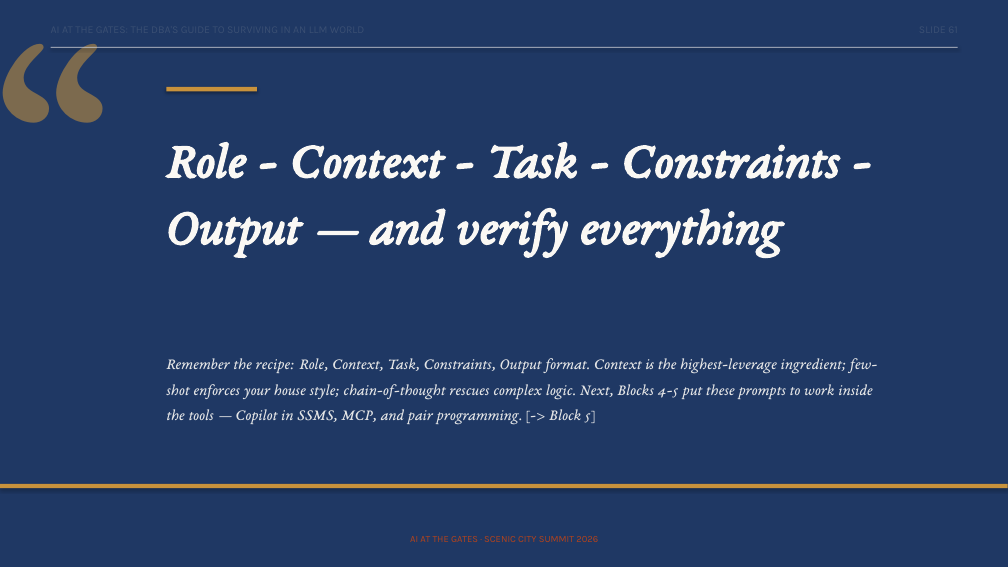
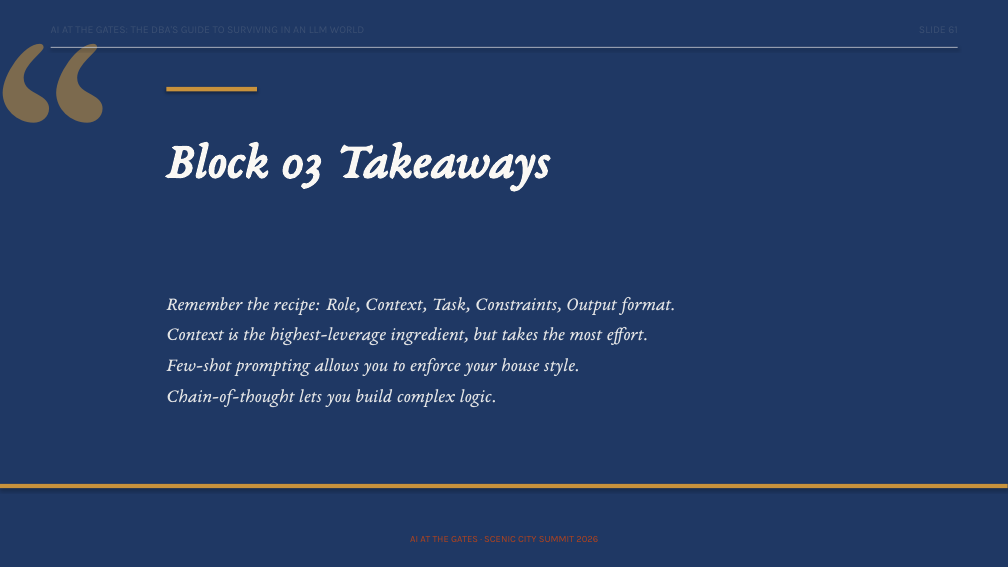
Before and after one commit to feaselkl/AI-at-the-Gates, a slide deck: slide 61 of slides/scenic-city-aigates-precon.pptx. Drawn at 1008x567 pixels with LibreOffice and Linux fonts; fonts in the diff are those of the drawing. Boxes give left, top, right and bottom in pixels: in the first picture for what was removed or moved away, otherwise in the second. Text is boxed around its words. In the diff, an @@ line names an element or a change of style, - is before the commit and + after.

```diff
--- a/slides/scenic-city-aigates-precon.pptx
+++ b/slides/scenic-city-aigates-precon.pptx
@@ text removed at [166, 142, 839, 257] @@
-Role - Context - Task - Constraints - Output — and verify everything
@@ text added at [166, 142, 550, 190], 48 pt, text #FAF8F4, bold, italic @@
+Block 03 Takeaways
@@ text at [166, 297, 675, 407]: text changed; size 15 to 18 pt @@
-Remember the recipe: Role, Context, Task, Constraints, Output format. Context is the highest-leverage ingredient; few-shot enforces your house style; chain-of-thought rescues complex logic. Next, Blocks 4-5 put these prompts to work inside the tools — Copilot in SSMS, MCP, and pair programming. [-> Block 5]
+Remember the recipe: Role, Context, Task, Constraints, Output format.
+Context is the highest-leverage ingredient, but takes the most effort.
+Few-shot prompting allows you to enforce your house style.
+Chain-of-thought lets you build complex logic.
```
Also in this commit, not shown: 71 other slides changed, 2 slides added, 2 slides removed.
